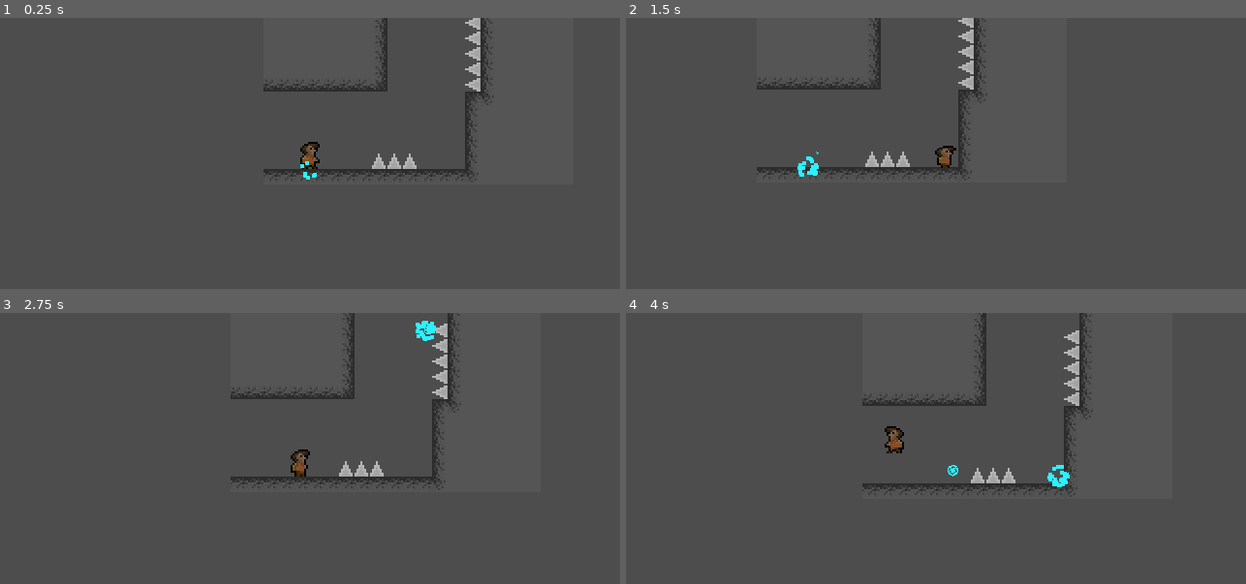
Above: before the commit, frames 1-4 (two rows, left to right).
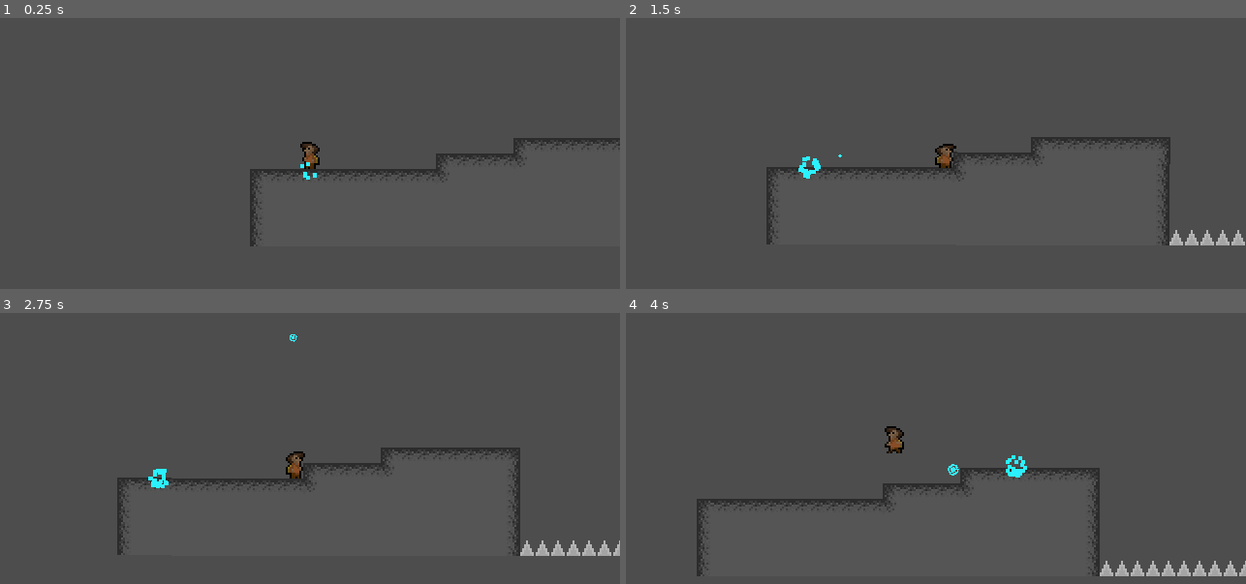
Above: after the commit, the same moments.

Repository: tetraminus/GrappleFormer
Game: Godot game, scene res://Rooms/level1_1.tscn
The game is run twice, just before and just after one commit, with the same random seed, the same clock (stepped at 60 frames per second) and the same inputs. Before the commit the project starts from res://Rooms/level1_5.tscn.
Inputs (mouse positions are in pixels of both pictures, inside the frame that each line leads up to):
- Up to frame 1 (0.25 s): no input
- Up to frame 2 (1.5 s): move the mouse to (1072, 139) at 0.52 s; hold D (move_right) 0.53-1.28 s; click (1072, 139) at 0.6 s; tap Space (jump) at 0.77 s; move the mouse to (812, 167) at 1.27 s; hold S (move_down) from 1.28 s (still down); right-click (812, 167) at 1.35 s
- Up to frame 3 (2.75 s): tap Space (jump) at 1.52 s; move the mouse to (372, 388) at 2.02 s; release S (move_down) at 2.03 s; hold D (move_right) from 2.03 s (still down); click (372, 388) at 2.1 s
- Up to frame 4 (4 s): move the mouse to (905, 502) at 2.77 s; right-click (905, 502) at 2.85 s; tap Space (jump) at 3.02, 3.77 s; move the mouse to (1122, 489) at 3.52 s; release D (move_right) at 3.53 s; hold A (move_left) from 3.53 s (still down); click (1122, 489) at 3.6 s

The runs differ from the first frame. In frame 1, 2.3% of the frame differs, in the area x 40-100%, y 0-85%; in frame 2, 3.0%; in frame 3, 4.1%, in the area x 18-100%, y 0-90%; in frame 4, 3.9%.

Commit message:
itch release

Diff:
--- /dev/null
+++ b/Objects/Reusable/KillPlane/KillPlane.gd
@@ -0,0 +1,17 @@
+extends Node2D
+var player: Player
+
+# Called when the node enters the scene tree for the first time.
+func _ready():
+	await SceneTransitionManager.PlayerLoaded
+	player = get_tree().get_first_node_in_group("Player") as Player
+
+
+
+# Called every frame. 'delta' is the elapsed time since the previous frame.
+func _process(delta):
+	if player != null:
+		if player.global_position.y > global_position.y:
+			player.die()
+	else:
+		player = get_tree().get_first_node_in_group("Player") as Player
--- /dev/null
+++ b/Objects/Reusable/KillPlane/KillPlane.tscn
@@ -0,0 +1,6 @@
+[gd_scene load_steps=2 format=3 uid="uid://banfkjjtcasjc"]
+
+[ext_resource type="Script" path="res://Objects/Reusable/KillPlane/KillPlane.gd" id="1_yvaa5"]
+
+[node name="KillPlane" type="Node2D"]
+script = ExtResource("1_yvaa5")
--- a/Objects/Reusable/Respawn/SpawnPoint.gd
+++ b/Objects/Reusable/Respawn/SpawnPoint.gd
@@ -7,7 +7,7 @@
 	body_entered.connect(on_body_entered)
 	if default:
 		await SceneTransitionManager.PlayerLoaded
-		print("bingus")
+		print("spawns")
 		get_tree().get_first_node_in_group("Player").SetSpawnpoint(self)
 
 func on_body_entered(body):
--- a/Rooms/level1_1.tscn
+++ b/Rooms/level1_1.tscn
@@ -1,7 +1,8 @@
-[gd_scene load_steps=5 format=3 uid="uid://diblc4d56ahbx"]
+[gd_scene load_steps=6 format=3 uid="uid://diblc4d56ahbx"]
 
 [ext_resource type="TileSet" uid="uid://bgk8u0w5p7oyc" path="res://assets/TileSet.tres" id="2_anhl8"]
 [ext_resource type="PackedScene" uid="uid://cmtfn06fse05k" path="res://Objects/Reusable/LevelTransition/LevelTransition.tscn" id="3_3k5do"]
+[ext_resource type="PackedScene" uid="uid://banfkjjtcasjc" path="res://Objects/Reusable/KillPlane/KillPlane.tscn" id="4_dsmkf"]
 [ext_resource type="PackedScene" uid="uid://f4knexeppryv" path="res://Objects/Reusable/Respawn/Spawn.tscn" id="4_tmwph"]
 
 [sub_resource type="RectangleShape2D" id="RectangleShape2D_xm1k7"]
@@ -29,3 +30,6 @@
 
 [node name="playerSpawn" type="Node2D" parent="." groups=["PlayerSpawn"]]
 position = Vector2(-1, -10)
+
+[node name="KillPlane" parent="." instance=ExtResource("4_dsmkf")]
+position = Vector2(297, 61)
--- a/Rooms/level1_2.tscn
+++ b/Rooms/level1_2.tscn
@@ -1,8 +1,9 @@
-[gd_scene load_steps=5 format=3 uid="uid://yaf7o5kummqm"]
+[gd_scene load_steps=6 format=3 uid="uid://yaf7o5kummqm"]
 
 [ext_resource type="PackedScene" uid="uid://f4knexeppryv" path="res://Objects/Reusable/Respawn/Spawn.tscn" id="2_l7n0l"]
 [ext_resource type="TileSet" uid="uid://bgk8u0w5p7oyc" path="res://assets/TileSet.tres" id="2_rrf0b"]
 [ext_resource type="PackedScene" uid="uid://cmtfn06fse05k" path="res://Objects/Reusable/LevelTransition/LevelTransition.tscn" id="3_ccb7s"]
+[ext_resource type="PackedScene" uid="uid://banfkjjtcasjc" path="res://Objects/Reusable/KillPlane/KillPlane.tscn" id="4_833yt"]
 
 [sub_resource type="RectangleShape2D" id="RectangleShape2D_3ikhg"]
 size = Vector2(20, 48.75)
@@ -15,7 +16,7 @@
 format = 2
 layer_0/tile_data = PackedInt32Array(131071, 65536, 0, 65536, 65536, 0, 65537, 65536, 0, 65538, 65536, 0, 65539, 131072 …(16479 unchanged characters)…
 
-[node name="Node2D" type="Node2D" parent="." groups=["PlayerSpawn"]]
+[node name="spwn1" type="Node2D" parent="." groups=["PlayerSpawn"]]
 position = Vector2(-1, -6)
 
 [node name="Spawn" parent="." instance=ExtResource("2_l7n0l")]
@@ -29,3 +30,6 @@
 [node name="CollisionShape2D" type="CollisionShape2D" parent="LevelTransition"]
 position = Vector2(-6, 2.375)
 shape = SubResource("RectangleShape2D_3ikhg")
+
+[node name="KillPlane" parent="." instance=ExtResource("4_833yt")]
+position = Vector2(630, 149)
--- a/Rooms/level1_3.tscn
+++ b/Rooms/level1_3.tscn
@@ -1,8 +1,9 @@
-[gd_scene load_steps=5 format=3 uid="uid://boypf7x4qv50q"]
+[gd_scene load_steps=6 format=3 uid="uid://boypf7x4qv50q"]
 
 [ext_resource type="PackedScene" uid="uid://f4knexeppryv" path="res://Objects/Reusable/Respawn/Spawn.tscn" id="2_6orxk"]
 [ext_resource type="TileSet" uid="uid://bgk8u0w5p7oyc" path="res://assets/TileSet.tres" id="2_k2p8j"]
 [ext_resource type="PackedScene" uid="uid://cmtfn06fse05k" path="res://Objects/Reusable/LevelTransition/LevelTransition.tscn" id="3_wa88u"]
+[ext_resource type="PackedScene" uid="uid://banfkjjtcasjc" path="res://Objects/Reusable/KillPlane/KillPlane.tscn" id="4_rx2bh"]
 
 [sub_resource type="RectangleShape2D" id="RectangleShape2D_tpxee"]
 size = Vector2(20, 51)
@@ -27,3 +28,6 @@
 [node name="CollisionShape2D" type="CollisionShape2D" parent="LevelTransition"]
 position = Vector2(0, -1.5)
 shape = SubResource("RectangleShape2D_tpxee")
+
+[node name="KillPlane" parent="." instance=ExtResource("4_rx2bh")]
+position = Vector2(-176, 212)
--- a/Rooms/level1_4.tscn
+++ b/Rooms/level1_4.tscn
@@ -1,16 +1,32 @@
-[gd_scene load_steps=3 format=3 uid="uid://cj8abumgonchk"]
+[gd_scene load_steps=6 format=3 uid="uid://cj8abumgonchk"]
 
 [ext_resource type="TileSet" uid="uid://bgk8u0w5p7oyc" path="res://assets/TileSet.tres" id="1_4vagq"]
+[ext_resource type="PackedScene" uid="uid://banfkjjtcasjc" path="res://Objects/Reusable/KillPlane/KillPlane.tscn" id="3_85r88"]
 [ext_resource type="PackedScene" uid="uid://f4knexeppryv" path="res://Objects/Reusable/Respawn/Spawn.tscn" id="3_d1nqx"]
+[ext_resource type="PackedScene" uid="uid://cmtfn06fse05k" path="res://Objects/Reusable/LevelTransition/LevelTransition.tscn" id="4_0rm7w"]
 
-[node name="Node2D" type="Node2D"]
+[sub_resource type="RectangleShape2D" id="RectangleShape2D_vtdjb"]
+size = Vector2(20, 64)
+
+[node name="Node2D" type="Node2D" groups=["Level"]]
 
 [node name="TileMap" type="TileMap" parent="."]
 tile_set = ExtResource("1_4vagq")
 format = 2
-layer_0/tile_data = PackedInt32Array(262149, 131075, 1, 1966 …(17449 unchanged characters)… 262194, 3, 1, 196658, 3, 1, 131122, 3, 0, 1441817, 458752, 0)
+layer_0/tile_data = PackedInt32Array(262149, 131075, 1, 1966 …(17449 unchanged characters)… 262194, 3, 1, 196658, 3, 1, 131122, 3, 0)
 
 [node name="Node2D" type="Node2D" parent="." groups=["PlayerSpawn"]]
 
 [node name="Spawn" parent="." instance=ExtResource("3_d1nqx")]
 default = true
+
+[node name="KillPlane" parent="." instance=ExtResource("3_85r88")]
+position = Vector2(263, 329)
+
+[node name="LevelTransition" parent="." instance=ExtResource("4_0rm7w")]
+position = Vector2(510, 87)
+levelName = "level1_5"
+
+[node name="CollisionShape2D" type="CollisionShape2D" parent="LevelTransition"]
+position = Vector2(0, 3)
+shape = SubResource("RectangleShape2D_vtdjb")
--- a/Rooms/level1_5.tscn
+++ b/Rooms/level1_5.tscn
@@ -1,13 +1,14 @@
-[gd_scene load_steps=5 format=3 uid="uid://650yt8rh7vir"]
+[gd_scene load_steps=6 format=3 uid="uid://650yt8rh7vir"]
 
 [ext_resource type="TileSet" uid="uid://bgk8u0w5p7oyc" path="res://assets/TileSet.tres" id="1_cm3a2"]
 [ext_resource type="PackedScene" uid="uid://f4knexeppryv" path="res://Objects/Reusable/Respawn/Spawn.tscn" id="3_0no30"]
 [ext_resource type="PackedScene" uid="uid://cmtfn06fse05k" path="res://Objects/Reusable/LevelTransition/LevelTransition.tscn" id="3_4t3e8"]
+[ext_resource type="PackedScene" uid="uid://banfkjjtcasjc" path="res://Objects/Reusable/KillPlane/KillPlane.tscn" id="4_cjvrn"]
 
 [sub_resource type="RectangleShape2D" id="RectangleShape2D_wajye"]
 size = Vector2(20, 38)
 
-[node name="level1_5" type="Node2D"]
+[node name="level1_5" type="Node2D" groups=["Level"]]
 
 [node name="TileMap" type="TileMap" parent="."]
 tile_set = ExtResource("1_cm3a2")
@@ -26,3 +27,6 @@
 
 [node name="CollisionShape2D" type="CollisionShape2D" parent="LevelTransition"]
 shape = SubResource("RectangleShape2D_wajye")
+
+[node name="KillPlane" parent="." instance=ExtResource("4_cjvrn")]
+position = Vector2(39, 109)
--- a/Rooms/level1_6.tscn
+++ b/Rooms/level1_6.tscn
@@ -1,14 +1,15 @@
-[gd_scene load_steps=6 format=3 uid="uid://c401q68qf5xot"]
+[gd_scene load_steps=7 format=3 uid="uid://c401q68qf5xot"]
 
 [ext_resource type="TileSet" uid="uid://bgk8u0w5p7oyc" path="res://assets/TileSet.tres" id="1_6cwki"]
 [ext_resource type="Texture2D" uid="uid://bdnrn0ndqp7q5" path="res://assets/citybg1.png" id="2_6cx6e"]
 [ext_resource type="PackedScene" uid="uid://f4knexeppryv" path="res://Objects/Reusable/Respawn/Spawn.tscn" id="3_g2xns"]
 [ext_resource type="PackedScene" uid="uid://cmtfn06fse05k" path="res://Objects/Reusable/LevelTransition/LevelTransition.tscn" id="4_anipc"]
+[ext_resource type="PackedScene" uid="uid://banfkjjtcasjc" path="res://Objects/Reusable/KillPlane/KillPlane.tscn" id="5_i3v4a"]
 
 [sub_resource type="RectangleShape2D" id="RectangleShape2D_a0n10"]
 size = Vector2(20, 94)
 
-[node name="level1_4" type="Node2D"]
+[node name="level1_4" type="Node2D" groups=["Level"]]
 
 [node name="TileMap" type="TileMap" parent="."]
 tile_set = ExtResource("1_6cwki")
@@ -16,14 +17,17 @@
 layer_0/tile_data = PackedInt32Array(131070, 0, 0, 131071, 65536, 0, 65536, 65536, 0, 65537, 65536, 0, 65538, 65536, 0, …(34619 unchanged characters)…
 
 [node name="ParallaxBackground" type="ParallaxBackground" parent="."]
+scale = Vector2(8, 8)
+transform = Transform2D(8, 0, 0, 8, 0, 0)
 
 [node name="ParallaxLayer" type="ParallaxLayer" parent="ParallaxBackground"]
-motion_scale = Vector2(0.5, 0.5)
+motion_scale = Vector2(0.1, 0.1)
 motion_mirroring = Vector2(64, 28)
 
 [node name="Sprite2D" type="Sprite2D" parent="ParallaxBackground/ParallaxLayer"]
-position = Vector2(0, 40)
 texture = ExtResource("2_6cx6e")
+centered = false
+region_rect = Rect2(2.08165e-12, 8.15, 20.05, 12.02)
 
 [node name="Node2D" type="Node2D" parent="." groups=["PlayerSpawn"]]
 
@@ -38,3 +42,6 @@
 [node name="CollisionShape2D" type="CollisionShape2D" parent="LevelTransition"]
 position = Vector2(0, -18)
 shape = SubResource("RectangleShape2D_a0n10")
+
+[node name="KillPlane" parent="." instance=ExtResource("5_i3v4a")]
+position = Vector2(279, 378)
--- a/Rooms/level1_7.tscn
+++ b/Rooms/level1_7.tscn
@@ -1,13 +1,14 @@
-[gd_scene load_steps=5 format=3 uid="uid://c7w7ryvygawmi"]
+[gd_scene load_steps=6 format=3 uid="uid://c7w7ryvygawmi"]
 
 [ext_resource type="TileSet" uid="uid://bgk8u0w5p7oyc" path="res://assets/TileSet.tres" id="1_v2pqr"]
 [ext_resource type="PackedScene" uid="uid://cmtfn06fse05k" path="res://Objects/Reusable/LevelTransition/LevelTransition.tscn" id="3_r4hjo"]
 [ext_resource type="PackedScene" uid="uid://f4knexeppryv" path="res://Objects/Reusable/Respawn/Spawn.tscn" id="3_vm2vn"]
+[ext_resource type="PackedScene" uid="uid://banfkjjtcasjc" path="res://Objects/Reusable/KillPlane/KillPlane.tscn" id="4_trlxe"]
 
 [sub_resource type="RectangleShape2D" id="RectangleShape2D_24fw2"]
 size = Vector2(20, 112)
 
-[node name="level1_7" type="Node2D"]
+[node name="level1_7" type="Node2D" groups=["Level"]]
 
 [node name="TileMap" type="TileMap" parent="."]
 tile_set = ExtResource("1_v2pqr")
@@ -26,3 +27,6 @@
 [node name="CollisionShape2D" type="CollisionShape2D" parent="LevelTransition"]
 position = Vector2(0, -33)
 shape = SubResource("RectangleShape2D_24fw2")
+
+[node name="KillPlane" parent="." instance=ExtResource("4_trlxe")]
+position = Vector2(489, 113)
--- a/Rooms/level1_8.tscn
+++ b/Rooms/level1_8.tscn
@@ -1,7 +1,8 @@
-[gd_scene load_steps=4 format=3 uid="uid://b8ipwug3a4ky7"]
+[gd_scene load_steps=5 format=3 uid="uid://b8ipwug3a4ky7"]
 
 [ext_resource type="TileSet" uid="uid://bgk8u0w5p7oyc" path="res://assets/TileSet.tres" id="2_32c70"]
 [ext_resource type="PackedScene" uid="uid://f4knexeppryv" path="res://Objects/Reusable/Respawn/Spawn.tscn" id="2_laf0w"]
+[ext_resource type="PackedScene" uid="uid://banfkjjtcasjc" path="res://Objects/Reusable/KillPlane/KillPlane.tscn" id="3_eh0va"]
 
 [sub_resource type="LabelSettings" id="LabelSettings_eofty"]
 font_size = 15
@@ -29,3 +30,6 @@
 offset_bottom = 61.0
 text = "You Are Win er"
 label_settings = SubResource("LabelSettings_eofty")
+
+[node name="KillPlane" parent="." instance=ExtResource("3_eh0va")]
+position = Vector2(210, 241)
--- a/Singletons/SceneTransitionManager.gd
+++ b/Singletons/SceneTransitionManager.gd
@@ -12,23 +12,17 @@
 
 func GoToLevel(player: Node2D, prevLevel: Node2D) -> void:
 	# level should be loaded by now
-	get_tree().get_root().remove_child(player)
+	player.get_parent().remove_child(player)
 	prevLevel.queue_free()
 	var level
 
 	if loadedlevel != null:
 		level = loadedlevel.instantiate()
-		get_tree().get_root().add_child(level)
-		level.set_name("Level")
-		loadedlevel = null
-		LevelPath = ""
+		add_level(level)
 	elif ResourceLoader.load_threaded_get_status(LevelPath) == ResourceLoader.THREAD_LOAD_LOADED or ResourceLoader.load_threaded_get_status(LevelPath) == ResourceLoader.THREAD_LOAD_IN_PROGRESS:
 		level = ResourceLoader.load_threaded_get(LevelPath)
 		level = level.instantiate()
-		get_tree().get_root().add_child(level)
-		level.set_name("Level")
-		loadedlevel = null
-		LevelPath = ""
+		add_level(level)
 	else:
 		print("Level not loaded, Aborting")
 		var spawnpoint = get_tree().get_first_node_in_group("PlayerSpawn")
@@ -40,6 +34,19 @@
 
 
 	# add player to new level
+
+
+
+	level.position = Vector2(0,0)
+
+	add_player.call_deferred(level, player, prevLevel)
+
+
+
+
+
+
+func add_player(level, player, prevLevel):
 	var spawnpoint = get_tree().get_nodes_in_group("PlayerSpawn")
 	for i in spawnpoint:
 		print(i.get_name())
@@ -48,19 +55,19 @@
 			break
 		else:
 			spawnpoint = null
-
 	level.add_child(player)
-	level.position = Vector2(0,0)
-
+	PlayerLoaded.emit()
 	if spawnpoint == null:
 		print("No spawnpoint found, defaulting to 0,0")
 		player.global_position = Vector2(0,0)
 	else:
 		player.global_position = spawnpoint.global_position
 
-	PlayerLoaded.emit()
-	print(player.global_position)
-
+func add_level(level):
+	get_tree().get_root().add_child.call_deferred(level)
+	level.set_name("Level")
+	loadedlevel = null
+	LevelPath = ""
 
 func LoadLevel(levelname: String) -> void:
 	loadedlevel = null
@@ -70,6 +77,7 @@
 	#test if file exists
 	if ResourceLoader.exists(LevelPath):
 		ResourceLoader.load_threaded_request(LevelPath, "PackedScene")
+		print("requested load of: " + LevelPath)
 	else:
 		print("Level not found: " + LevelPath)
 		LevelPath = ""
@@ -82,10 +90,12 @@
 		var player = playerprefab.instantiate()
 		get_tree().get_root().add_child(player)
 		player.set_name("Player")
+
 		var spawnpoint = get_tree().get_first_node_in_group("PlayerSpawn")
-		player.set_position(spawnpoint.get_position())
-		print("Player spawned")
-		PlayerLoaded.emit()
+		if spawnpoint:
+			player.set_position(spawnpoint.get_position())
+			print("Player spawned")
+			PlayerLoaded.emit()
 		return
 
 
--- a/assets/TileSet.tres
+++ b/assets/TileSet.tres
@@ -1164,6 +1164,7 @@
 physics_layer_0/collision_layer = 9
 physics_layer_0/collision_mask = 9
 physics_layer_1/collision_layer = 5
+physics_layer_1/collision_mask = 5
 terrain_set_0/mode = 0
 terrain_set_0/terrain_0/name = "stone"
 terrain_set_0/terrain_0/color = Color(0.462745, 0.364706, 1, 1)
--- a/project.godot
+++ b/project.godot
@@ -11,7 +11,7 @@
 [application]
 
 config/name="platforms"
-run/main_scene="res://Rooms/level1_5.tscn"
+run/main_scene="res://Rooms/level1_1.tscn"
 config/features=PackedStringArray("4.1", "Mobile")
 config/icon="res://icon.svg"
 
Not shown, added: export_presets.cfg
